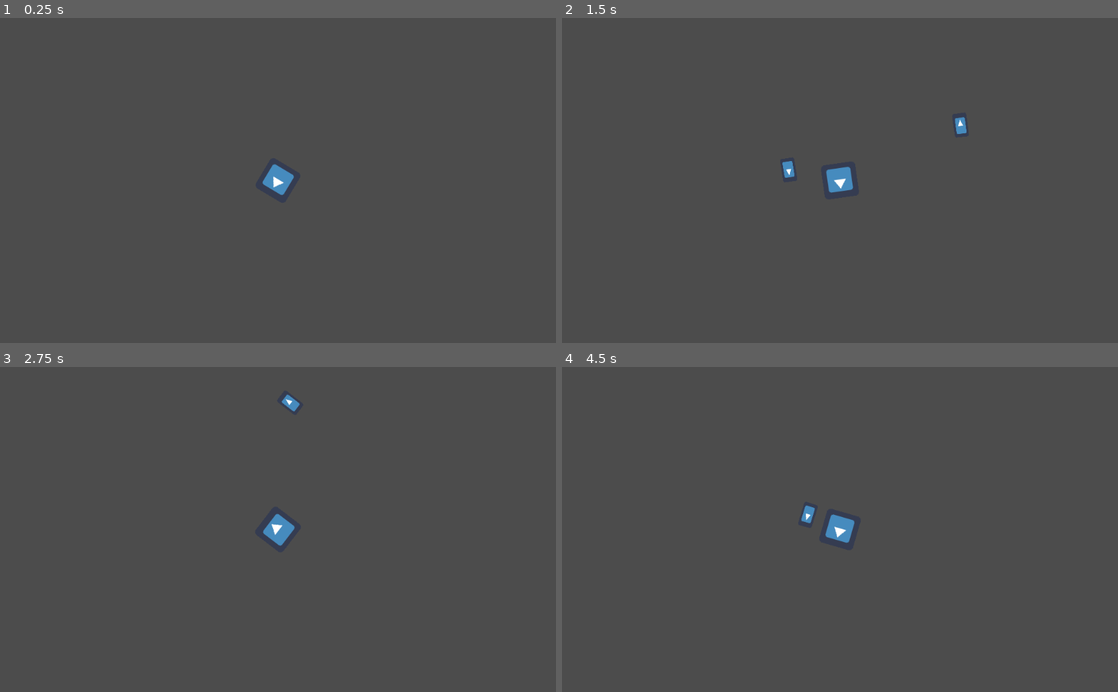
Above: before the commit, frames 1-4 (two rows, left to right).
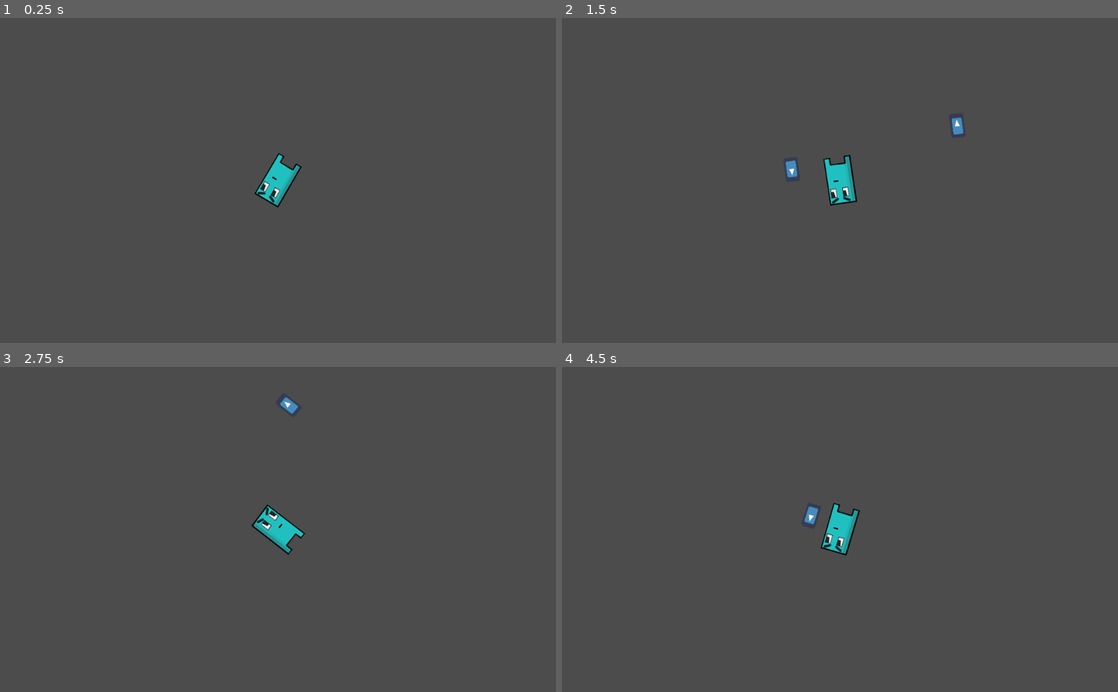
Above: after the commit, the same moments.

Repository: DarkVanityOfLight/Project75
Game: Godot game, scene res://Scenes/Player/Player.tscn
The game is run twice, just before and just after one commit, with the same random seed, the same clock (stepped at 60 frames per second) and the same inputs. The project has no main scene, so this scene is started directly. The engine's default icon, where the game draws it, is replaced by a stand-in: a white triangle on a blue panel in a dark square.
Inputs (mouse positions are in pixels of both pictures, inside the frame that each line leads up to):
- Up to frame 1 (0.25 s): no input
- Up to frame 2 (1.5 s): tap Enter at 0.5 s; move the mouse to (962, 164) at 0.52 s; hold D (walk_right) 0.53-1.28 s; click (962, 164) at 0.6 s; move the mouse to (728, 196) at 1.27 s; hold S (walk_down) from 1.28 s (still down); click (728, 196) at 1.35 s
- Up to frame 3 (2.75 s): move the mouse to (333, 458) at 2.02 s; release S (walk_down) at 2.03 s; hold D (walk_right) from 2.03 s (still down); click (333, 458) at 2.1 s
- Up to frame 4 (4.5 s): move the mouse to (812, 594) at 2.77 s; release D (walk_right) at 2.78 s; hold W (walk_up) 2.78-3.53 s; click (812, 594) at 2.85 s; move the mouse to (1006, 578) at 3.52 s; hold A (walk_left) from 3.53 s (still down); click (1006, 578) at 3.6 s; move the mouse to (673, 480) at 4.27 s; click (673, 480) at 4.35 s

The runs differ from the first frame. In frame 1, 0.7% of the frame differs, in the area x 45-55%, y 41-59%; in frame 2, 0.8%, in the area x 39-73%, y 30-58%; in frame 3, 0.8%; in frame 4, 0.8%.

Commit message:
feat: Adjust char size and add LightOccluder

Diff:
--- a/Scenes/Player/Player.tscn
+++ b/Scenes/Player/Player.tscn
@@ -1,23 +1,33 @@
-[gd_scene load_steps=4 format=2]
+[gd_scene load_steps=5 format=2]
 
 [ext_resource path="res://Scenes/Player/Player.gd" type="Script" id=1]
-[ext_resource path="res://icon.png" type="Texture" id=2]
+[ext_resource path="res://Assets/MainCharacter.png" type="Texture" id=2]
 
 [sub_resource type="RectangleShape2D" id=1]
-extents = Vector2( 31.3483, 31.8312 )
+extents = Vector2( 22, 25 )
+
+[sub_resource type="OccluderPolygon2D" id=2]
+polygon = PoolVector2Array( -50.2422, -85.1394, 47.8969, -85.8886, 50.8935, 86.4167, 26.1714, 86.4167, 26.9205, 61.6947, -27.0185, 61.6947, -26.2693, 85.6676, -49.4931, 85.6676 )
 
 [node name="Player" type="KinematicBody2D"]
 script = ExtResource( 1 )
 
 [node name="AnimatedSprite" type="Sprite" parent="."]
+scale = Vector2( 0.5, 0.5 )
 texture = ExtResource( 2 )
 
 [node name="CollisionShape2D" type="CollisionShape2D" parent="."]
+visible = false
+position = Vector2( 0.5, 17.5 )
 shape = SubResource( 1 )
 
 [node name="Muzzle" type="Position2D" parent="."]
-position = Vector2( 48.8194, 0 )
+position = Vector2( 43.32, 0 )
 
 [node name="Camera2D" type="Camera2D" parent="."]
 position = Vector2( -0.0473366, 0 )
 current = true
+
+[node name="LightOccluder2D" type="LightOccluder2D" parent="."]
+scale = Vector2( 0.5, 0.5 )
+occluder = SubResource( 2 )
